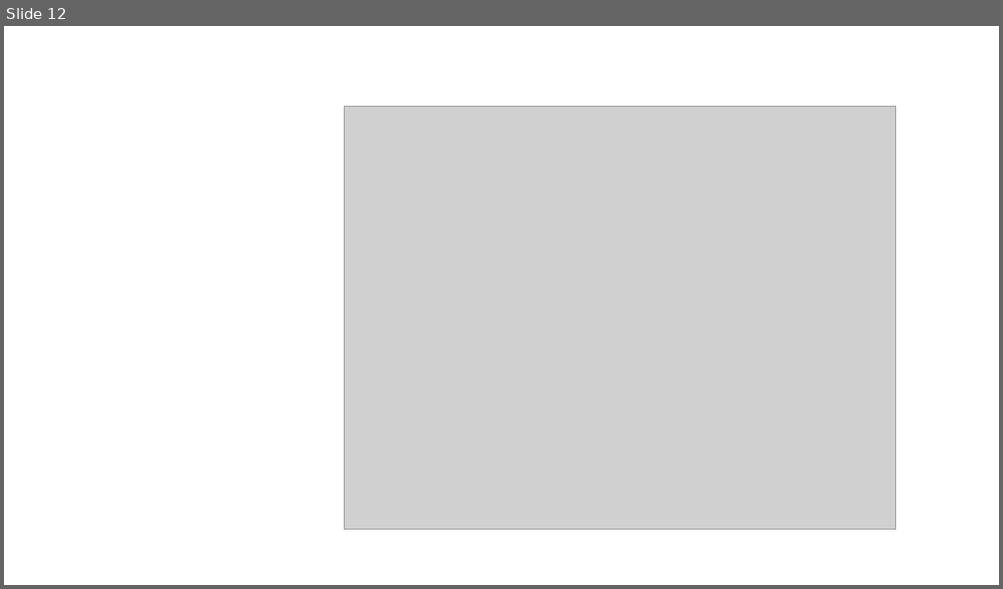
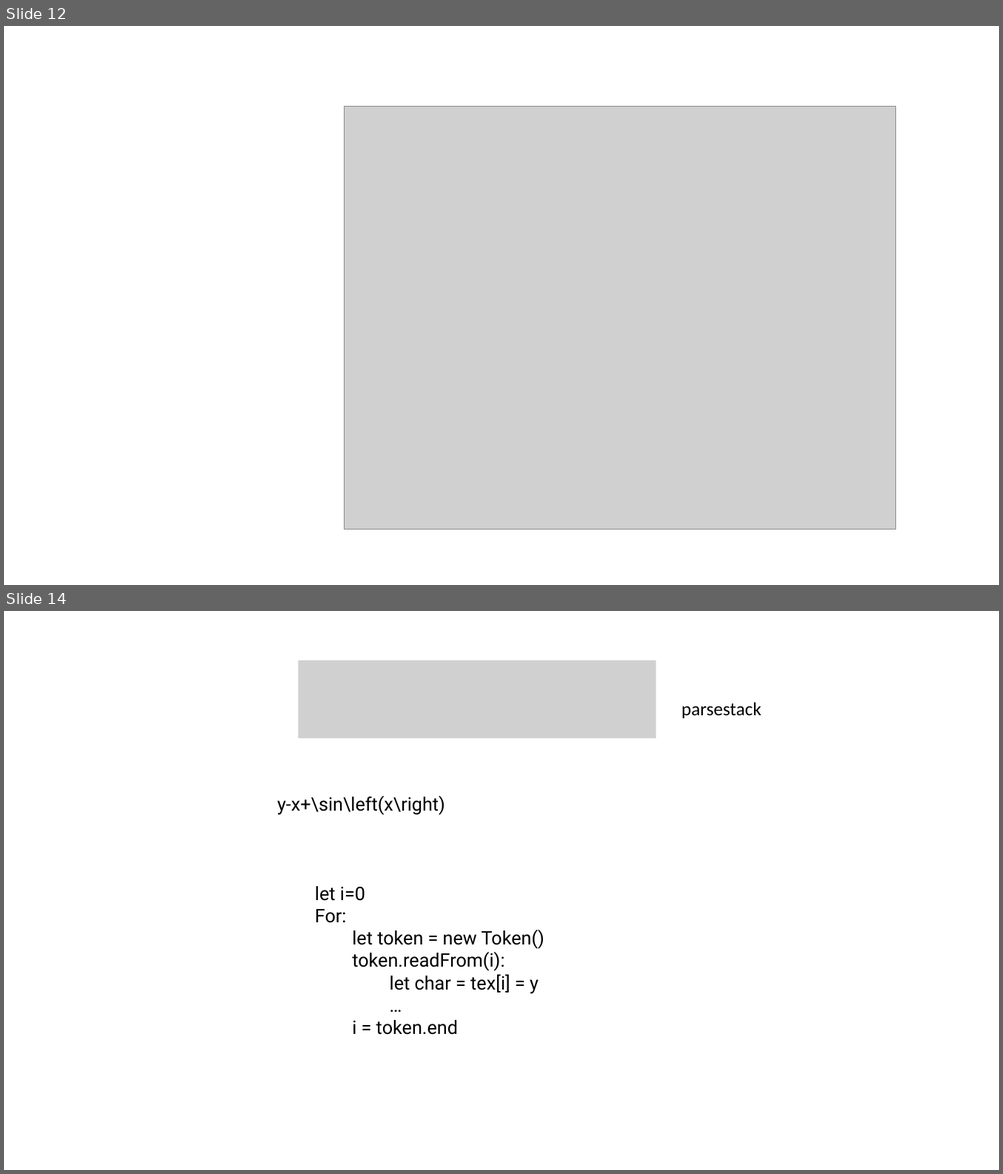
Before and after one commit to jiawei-zhang-a/Pendulum-beta, a slide deck: doc/illustrations.pptx. Shown one above the other, each under a label of ours: slide 12 before the commit, slides 12 and 14 after it; the slides between them are not shown. The pictures are 1003x589 and 1003x1174 pixels, drawn with LibreOffice and Linux fonts; fonts in the diff are those of the drawing; grey boxes stand for pictures. Boxes give left, top, right and bottom in pixels: in the first picture for what was removed or moved away, otherwise in the second. Text is boxed around its words. In the diff, an @@ line names an element or a change of style, - is before the commit and + after.

```diff
--- a/doc/illustrations.pptx
+++ b/doc/illustrations.pptx
@@ slide 14 added at (4,611,999,1170), background #FFFFFF @@
@@ picture added at (298,661,656,738) @@
@@ text added at (681,702,761,718), 18 pt, text #000000 @@
+parsestack
@@ text added at (277,796,445,815), 18 pt, text #000000 @@
+y-x+\sin\left(x\right)
@@ text added at (315,886,544,1035), 18 pt, text #000000 @@
+let i=0
+For:
+  let token = new Token()
+  token.readFrom(i):
+  let char = tex[i] = y
+  …
+  i = token.end
```
Also in this commit, not shown: 3 other slides added, 6 other files.
